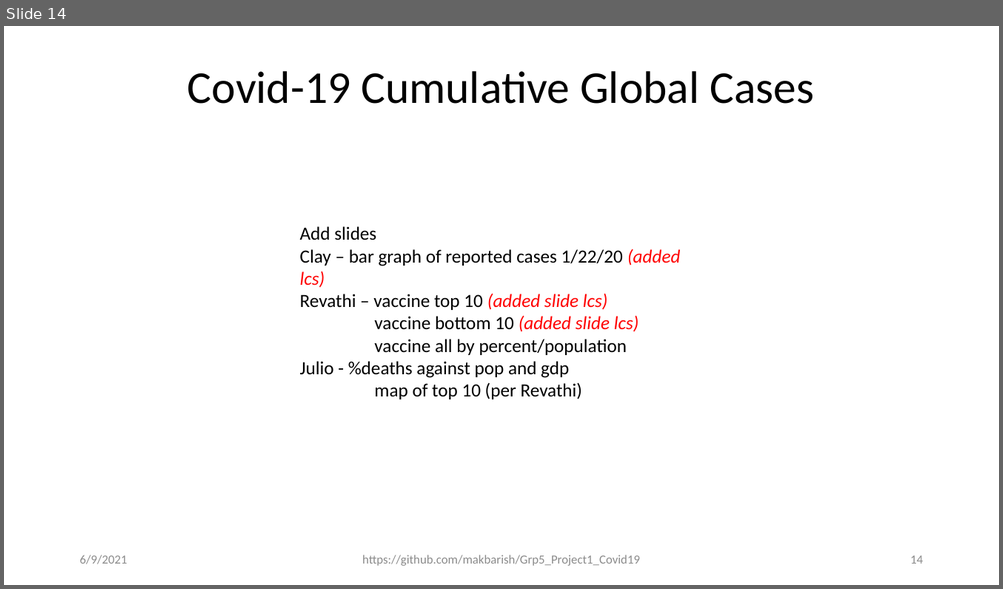
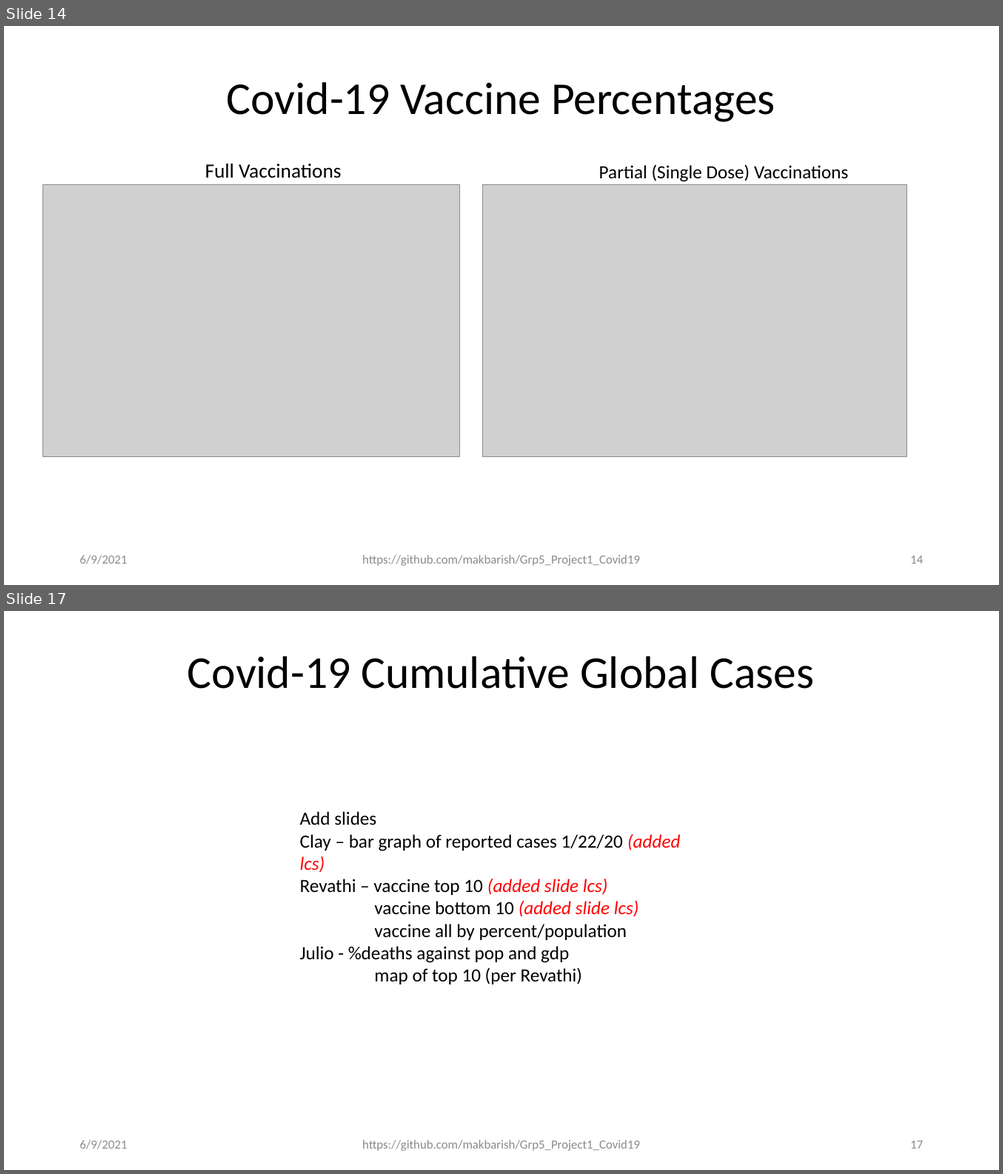
Before and after one commit to makbarish/Grp5_Project1_Covid19, a slide deck: Clay/Novel_Corona_Virus_2019_v2.pptx. Shown one above the other, each under a label of ours: slide 14 before the commit, slides 14 and 17 after it; the slides between them are not shown. The pictures are 1003x589 and 1003x1174 pixels, drawn with LibreOffice and Linux fonts; fonts in the diff are those of the drawing; grey boxes stand for pictures. Boxes give left, top, right and bottom in pixels: in the first picture for what was removed or moved away, otherwise in the second. Text is boxed around its words. In the diff, an @@ line names an element or a change of style, - is before the commit and + after.

```diff
--- a/Clay/Novel_Corona_Virus_2019_v2.pptx
+++ b/Clay/Novel_Corona_Virus_2019_v2.pptx
@@ slide 14 added at [4, 26, 999, 585], background #FFFFFF @@
@@ title added at [227, 82, 775, 122], 44 pt, text #000000 @@
+Covid-19 Vaccine Percentages
@@ text added at [205, 164, 341, 178], 19.5 pt, text #000000 @@
+Full Vaccinations
@@ text added at [599, 164, 848, 182], 18 pt, text #000000 @@
+Partial (Single Dose) Vaccinations
@@ picture added at [43, 185, 460, 457] @@
@@ picture added at [483, 185, 907, 457] @@
@@ text added at [79, 555, 127, 565], 12 pt, text #8C8C8C @@
+6/9/2021
@@ text added at [362, 555, 640, 566], 12 pt, text #8C8C8C @@
+https://github.com/makbarish/Grp5_Project1_Covid19
@@ page number added at [910, 556, 922, 564], 12 pt, text #8C8C8C @@
+14
@@ what was slide 14 is now slide 17 @@
@@ page number at [910, 1141, 922, 1149]: text changed @@
-14
+17
```
Also in this commit, not shown: 1 slide changed, 2 other slides added.
